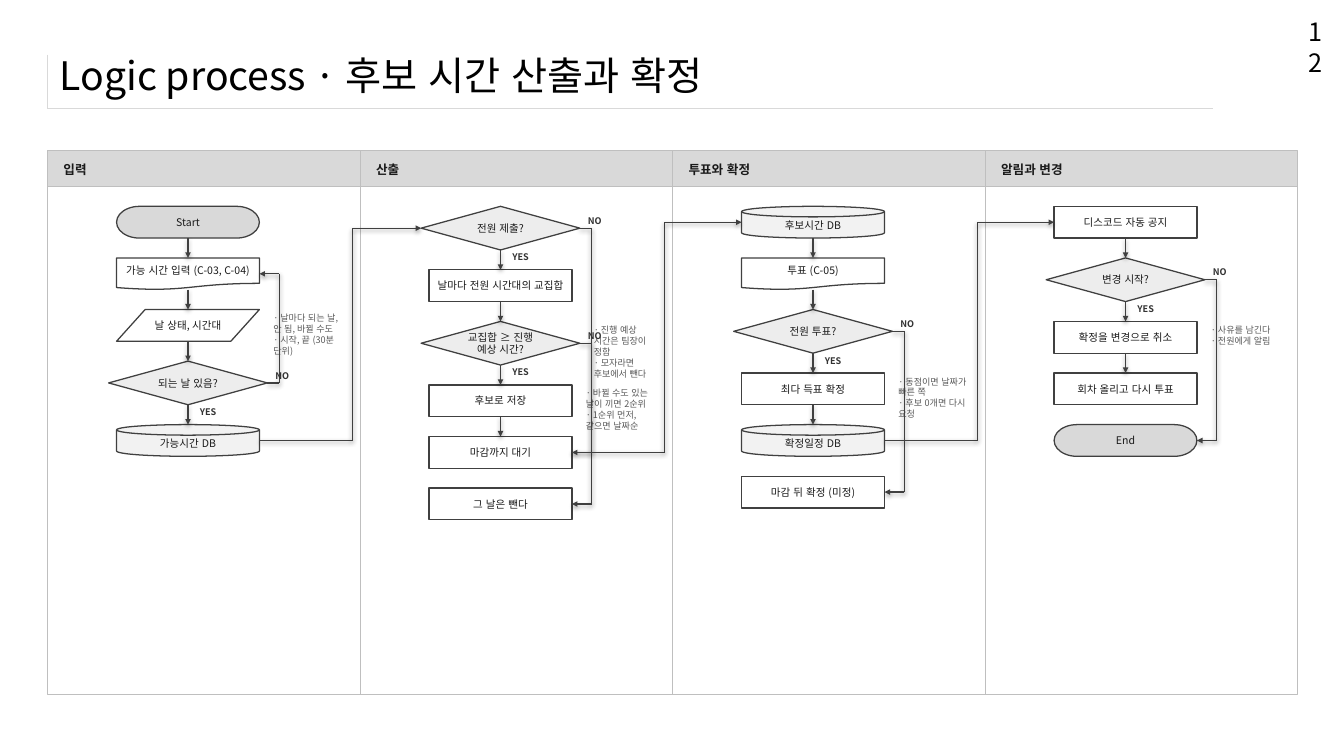
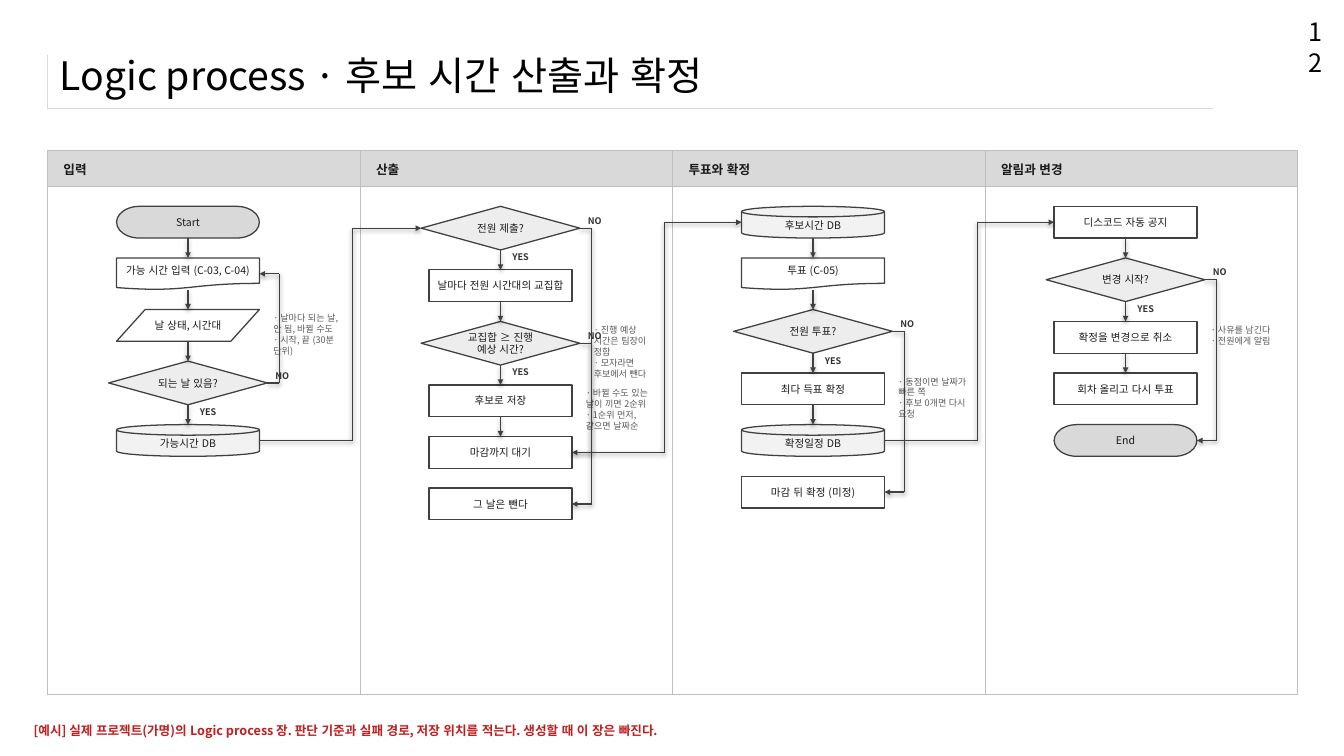
Before and after one commit to CatPope/agent-harness, a slide deck: slide 8 of skills/project-docs/screen-design-doc/templates/[양식] 화면설계서.pptx (slide 7 before the commit). Drawn at 1344x756 pixels with LibreOffice and Linux fonts; fonts in the diff are those of the drawing. Boxes give left, top, right and bottom in pixels: in the first picture for what was removed or moved away, otherwise in the second. Text is boxed around its words. In the diff, an @@ line names an element or a change of style, - is before the commit and + after.

```diff
--- a/skills/project-docs/screen-design-doc/templates/[양식] 화면설계서.pptx
+++ b/skills/project-docs/screen-design-doc/templates/[양식] 화면설계서.pptx
@@ text added at [34,724,658,738], 9 pt, text #C01E1E, bold @@
+[예시] 실제 프로젝트(가명)의 Logic process 장. 판단 기준과 실패 경로, 저장 위치를 적는다. 생성할 때 이 장은 빠진다.
```
Also in this commit, not shown: 4 other slides changed, 4 slides added, 7 slides removed, 3 other files.
